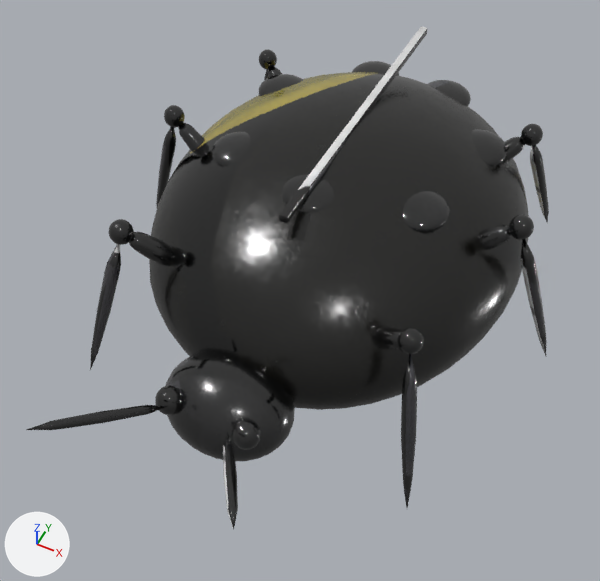
The glTF model assets/models/beetle_ladybug.glb as it was, and as the next commit left it.
The view is the same before and after, from a 50 mm lens placed at (0.583, -1.349, 1.664), pointed at (0.001, -0.184, 0.208). The axes (+X, +Y, +Z) are drawn at lower left. The lights are the same throughout. The older version comes first. Vertices at exactly the same position are counted once.

The scene before the commit, as lines of its bpy script (objects in view):
```python
me_beetle_ladybug_mesh = bpy.data.meshes.new('beetle_ladybug_Mesh')
me_beetle_ladybug_mesh.from_pydata(...)  # 7672 vertices, 15164 faces; spans x -0.569..0.569, y -0.849..0.582, z -0.064..0.51
# faces by material slot: [2592, 11996, 576]
me_beetle_ladybug_mesh.materials.append(mat_m_team)
me_beetle_ladybug_mesh.materials.append(mat_m_black)
me_beetle_ladybug_mesh.materials.append(mat_m_eye)
ob_beetle_ladybug_mesh = bpy.data.objects.new('beetle_ladybug_Mesh', me_beetle_ladybug_mesh)
ob_beetle_ladybug_mesh.location = (0.0, 0.0, 0.0)
```
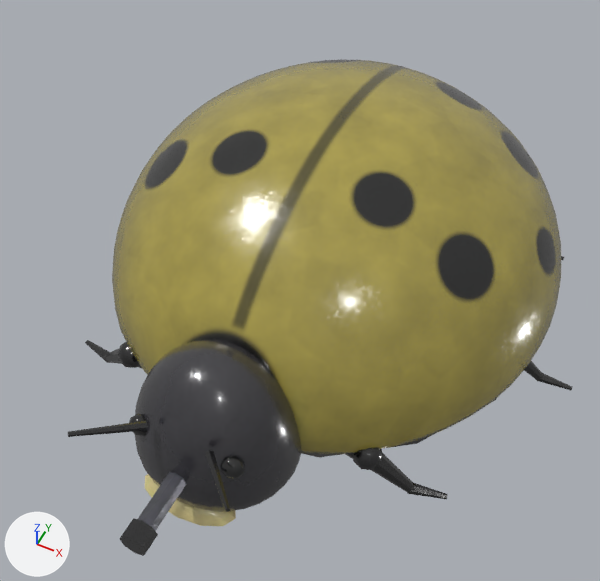
Where the change shows, as pixel boxes [x1, y1, x2, y2] in the pictures (600 x 581 px; the box of a moved part takes in the faces that stretch with it):
'beetle_ladybug_Mesh', reshaped: before [26, 26, 549, 530]; after [68, 60, 572, 556]
part 1 of me_beetle_ladybug_mesh, added: after [539, 373, 572, 390]
part 2 of me_beetle_ladybug_mesh, added: after [220, 456, 245, 479]
part 3 of me_beetle_ladybug_mesh, added: after [138, 472, 186, 531]
part 4 of me_beetle_ladybug_mesh, rebuilt (18% wider, 17% taller): before [149, 72, 529, 410]; after [112, 60, 561, 454]
part 5 of me_beetle_ladybug_mesh, rebuilt (28% wider, 56% taller): before [166, 351, 295, 461]; after [135, 339, 301, 511]
part 6 of me_beetle_ladybug_mesh, rebuilt (not visible before): after [301, 398, 497, 458]
part 7 of me_beetle_ladybug_mesh, deleted: before [108, 26, 549, 530]
part 8 of me_beetle_ladybug_mesh, moved or reshaped (mostly hidden afterwards): before [156, 70, 546, 356]; after [524, 361, 544, 381]
part 9 of me_beetle_ladybug_mesh, moved or reshaped: before [26, 244, 417, 508]; after [68, 340, 448, 556]

The edits, one by one:
Material 'M_Cream' (mat_m_cream) is new.
Uses the picture img_beetle_ladybug_mesh_color.
Uses the picture img_beetle_ladybug_mesh_normal.
Uses the picture img_beetle_ladybug_mesh_orm.
Material 'M_Accent' (mat_m_accent) is new.
Uses the picture img_beetle_ladybug_mesh_color.
Uses the picture img_beetle_ladybug_mesh_normal.
Uses the picture img_beetle_ladybug_mesh_orm.
Material 'M_Slate' (mat_m_slate) is new.
Uses the picture img_beetle_ladybug_mesh_color.
Uses the picture img_beetle_ladybug_mesh_normal.
Uses the picture img_beetle_ladybug_mesh_orm.
me_beetle_ladybug_mesh is used by ob_beetle_ladybug_mesh; location (0.0, 0.0, 0.0).
me_beetle_ladybug_mesh had 7672 vertices, 15164 faces and spanned x -0.569..0.569, y -0.849..0.582, z -0.064..0.51.
me_beetle_ladybug_mesh now has 3312 vertices, 6416 faces and spans x -0.65..0.649, y -0.88..0.619, z -0.001..0.567.
me_beetle_ladybug_mesh part 1: a new loose piece, a 6-sided cut cone along x (radius 0.012 at the low end, 0.005 at the high end) spanning x 0.571..0.649, y -0.03..-0.01, z 0.003..0.026, in mat_m_black.
me_beetle_ladybug_mesh part 2: a new loose piece, a UV sphere (8 segments, 5 rings, poles along z) spanning x 0.08..0.13, y -0.701..-0.659, z 0.223..0.276, in mat_m_eye.
me_beetle_ladybug_mesh part 3: a new loose piece, an 8-sided cylinder along y spanning x -0.022..0.022, y -0.86..-0.679, z 0.167..0.212, in mat_m_accent.
me_beetle_ladybug_mesh part 4: the loose piece of 1298 vertices spanning x -0.451..0.452, y -0.483..0.582, z -0.064..0.504 is rebuilt with 1514 vertices and now spans x -0.554..0.553, y -0.56..0.619, z 0.065..0.567.
me_beetle_ladybug_mesh part 5: the loose piece of 422 vertices spanning x -0.145..0.145, y -0.638..-0.402, z 0.071..0.291 is rebuilt with 610 vertices and now spans x -0.182..0.183, y -0.734..-0.407, z 0.013..0.388, in mat_m_slate.
me_beetle_ladybug_mesh part 6: the loose piece of 146 vertices spanning x -0.375..0.375, y -0.391..0.492, z 0.082..0.158 is rebuilt with 114 vertices and now spans x -0.541..0.54, y -0.546..0.604, z 0.001..0.179.
me_beetle_ladybug_mesh part 7: 36 loose pieces with 5434 vertices, spanning x -0.457..0.458, y -0.849..0.54, z 0.021..0.51, are deleted.
me_beetle_ladybug_mesh part 8: 186 vertices removed from x -0.569..0.569, y -0.006..0.51, z 0.02..0.419; 354 vertices added at x -0.582..0.581, y -0.062..0.432, z 0.0..0.145.
me_beetle_ladybug_mesh part 9: 186 vertices removed from x -0.413..0.413, y -0.849..-0.38, z 0.02..0.401; 344 vertices added at x -0.479..0.48, y -0.88..-0.367, z 0.0..0.345.
Other edits to the shape of me_beetle_ladybug_mesh do not show in these pictures.
me_beetle_ladybug_mesh gains material mat_m_slate.
me_beetle_ladybug_mesh gains material mat_m_cream.
me_beetle_ladybug_mesh gains material mat_m_accent.
